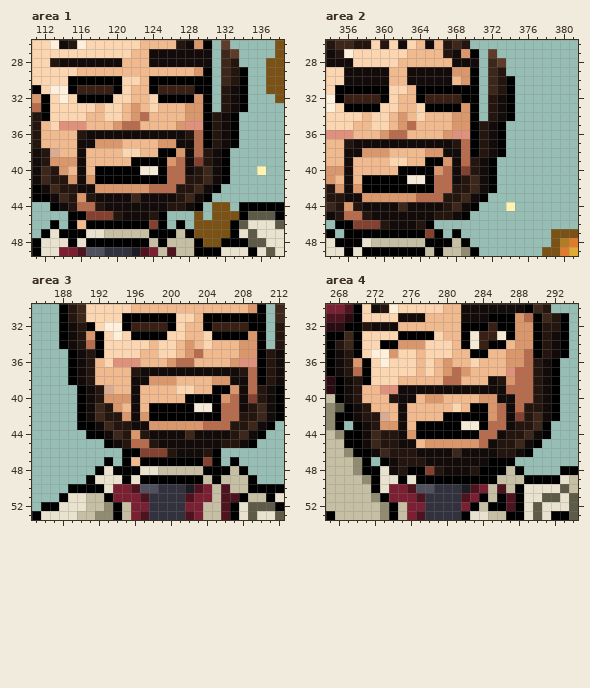
Two versions of one pixel-art file, Assets/Characters/Josh/josh_intro.aseprite. Above: the version before the commit.
480x80 pixels, 1 frame. Shown: area 1: x 111..138, y 26..49; area 2: x 354..381, y 26..49; area 3: x 185..212, y 30..53; area 4: x 267..294, y 30..53. The commit also changed other parts of the picture, which this record leaves out.
After the commit:
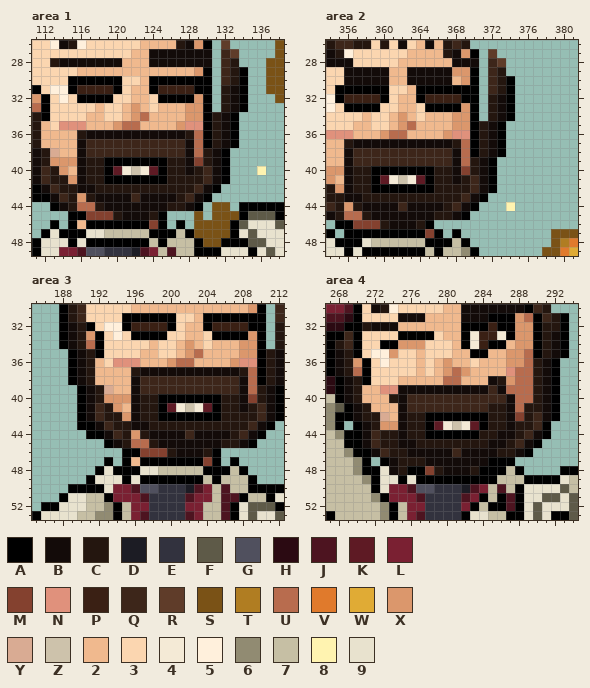
Palette (. is transparent): A #000000  B #130b09  C #24160f  D #1c1c24  E #32323e  F #5e5a48  G #50505e  H #2b0a12  J #4d1420  K #5e1a24  L #7a2032  M #84412f  N #e0917c  P #3a2014  Q #3d261a  R #5f3c29  S #7a5216  T #b07d22  U #b86c4e  V #e07a2c  W #e0ab35  X #db976c  Y #d9ab93  Z #cdc2ab  2 #f0b98e  3 #fbd6b0  4 #f4ead6  5 #fff0dc  6 #918b72  7 #c6bfa4  8 #fff3b0  9 #e8e2ce
Diff:
{"where": "area 1"}
{"y":37,"x":117,"old":"BXXX2222XXB","new":"QQQQQQQQQQQ"}
{"y":38,"x":117,"old":"22223322AAX","new":"QQQQQQQQQQQ"}
{"y":39,"x":117,"old":"22222","new":"CCAAA"}
{"y":39,"x":126,"old":"XU","new":"CC"}
{"y":40,"x":117,"old":"2A","new":"CC"}
{"y":40,"x":120,"old":"AAA","new":"K4Z"}
{"y":40,"x":124,"old":"4","new":"K"}
{"y":40,"x":126,"old":"UU","new":"CC"}
{"y":41,"x":117,"old":"XA","new":"CC"}
{"y":41,"x":126,"old":"UU","new":"CC"}
{"y":42,"x":118,"old":"XXXXXXUUU","new":"CCCCCCCCC"}
{"where": "area 2"}
{"y":38,"x":357,"old":"BXXX2222XXB","new":"QQQQQQQQQQQ"}
{"y":39,"x":357,"old":"22223322AAX","new":"QQQQQQQQQQQ"}
{"y":40,"x":357,"old":"22222","new":"CCAAA"}
{"y":40,"x":366,"old":"XU","new":"CC"}
{"y":41,"x":357,"old":"2A","new":"CC"}
{"y":41,"x":360,"old":"AAA","new":"K4Z"}
{"y":41,"x":364,"old":"4","new":"K"}
{"y":41,"x":366,"old":"UU","new":"CC"}
{"y":42,"x":357,"old":"XA","new":"CC"}
{"y":42,"x":366,"old":"UU","new":"CC"}
{"y":43,"x":358,"old":"XXXXXXUUU","new":"CCCCCCCCC"}
{"where": "area 3"}
{"y":38,"x":197,"old":"BXXX2222XXB","new":"QQQQQQQQQQQ"}
{"y":39,"x":197,"old":"22223322AAX","new":"QQQQQQQQQQQ"}
{"y":40,"x":197,"old":"22222","new":"CCAAA"}
{"y":40,"x":206,"old":"XU","new":"CC"}
{"y":41,"x":197,"old":"2A","new":"CC"}
{"y":41,"x":200,"old":"AAA","new":"K4Z"}
{"y":41,"x":204,"old":"4","new":"K"}
{"y":41,"x":206,"old":"UU","new":"CC"}
{"y":42,"x":197,"old":"XA","new":"CC"}
{"y":42,"x":206,"old":"UU","new":"CC"}
{"y":43,"x":198,"old":"XXXXXXUUU","new":"CCCCCCCCC"}
{"where": "area 4"}
{"y":39,"x":285,"old":"B","new":"Q"}
{"y":40,"x":276,"old":"B2XX2222XXB","new":"QQQQQQQQQQQ"}
{"y":41,"x":276,"old":"2222232AAXU","new":"QQQQQQQQQCC"}
{"y":42,"x":276,"old":"2222","new":"CCAA"}
{"y":42,"x":285,"old":"XU","new":"CC"}
{"y":43,"x":276,"old":"2A","new":"CC"}
{"y":43,"x":279,"old":"AAA","new":"K4Z"}
{"y":43,"x":283,"old":"4","new":"K"}
{"y":43,"x":285,"old":"UU","new":"CC"}
{"y":44,"x":276,"old":"XA","new":"CC"}
{"y":44,"x":284,"old":"UU","new":"CC"}
{"y":44,"x":287,"old":"C","new":"B"}
{"y":45,"x":277,"old":"2XXXXXXU","new":"CCCCCCCC"}
{"y":45,"x":286,"old":"C","new":"B"}
{"y":46,"x":276,"old":"C","new":"B"}
